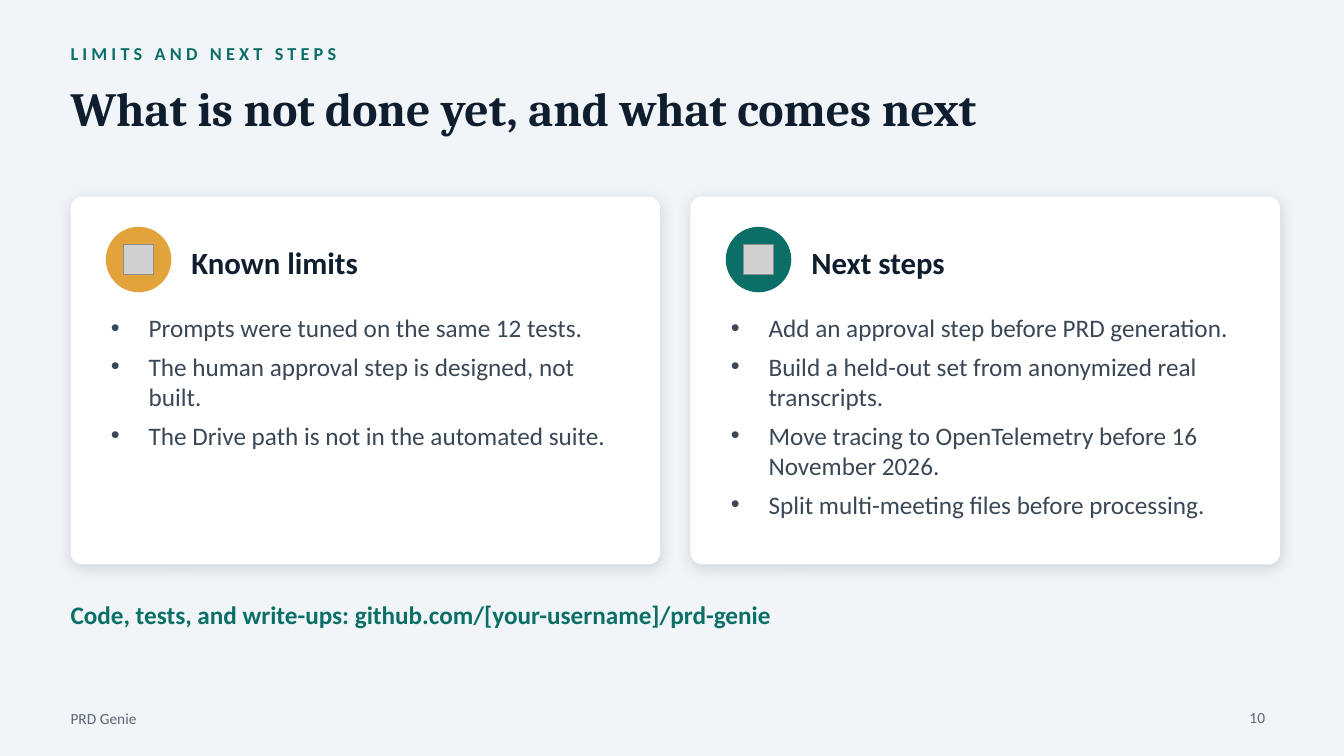
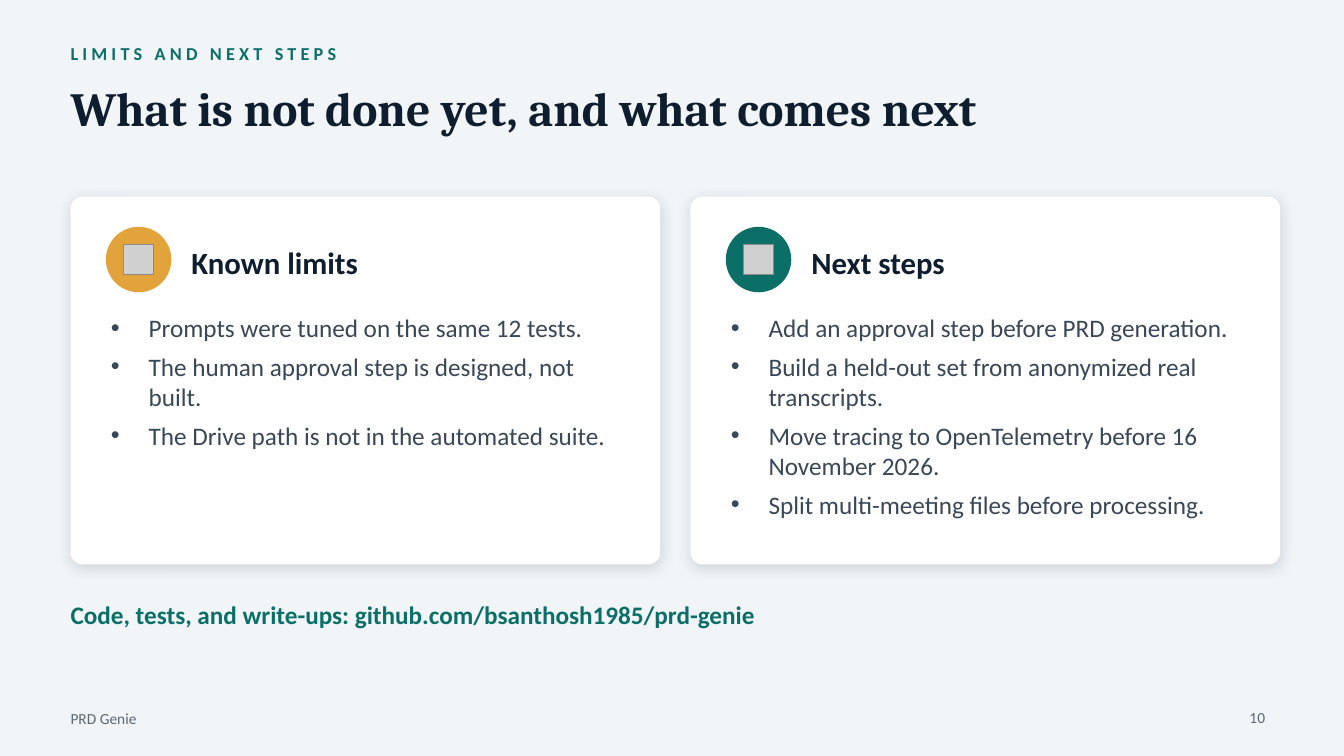
Before and after one commit to bsanthosh1985/prd-genie, a slide deck: slide 10 of deck/PRD_Genie_Capstone_Deck.pptx. Drawn at 1344x756 pixels with LibreOffice and Linux fonts; fonts in the diff are those of the drawing; grey boxes stand for pictures. Boxes give left, top, right and bottom in pixels: in the first picture for what was removed or moved away, otherwise in the second. Text is boxed around its words. In the diff, an @@ line names an element or a change of style, - is before the commit and + after.

Commit message:
Add files via upload
Fix repo link on slide 10

```diff
--- a/deck/PRD_Genie_Capstone_Deck.pptx
+++ b/deck/PRD_Genie_Capstone_Deck.pptx
@@ text at [71,606,755,629]: text changed @@
-Code, tests, and write-ups: github.com/[your-username]/prd-genie
+Code, tests, and write-ups: github.com/bsanthosh1985/prd-genie
```
